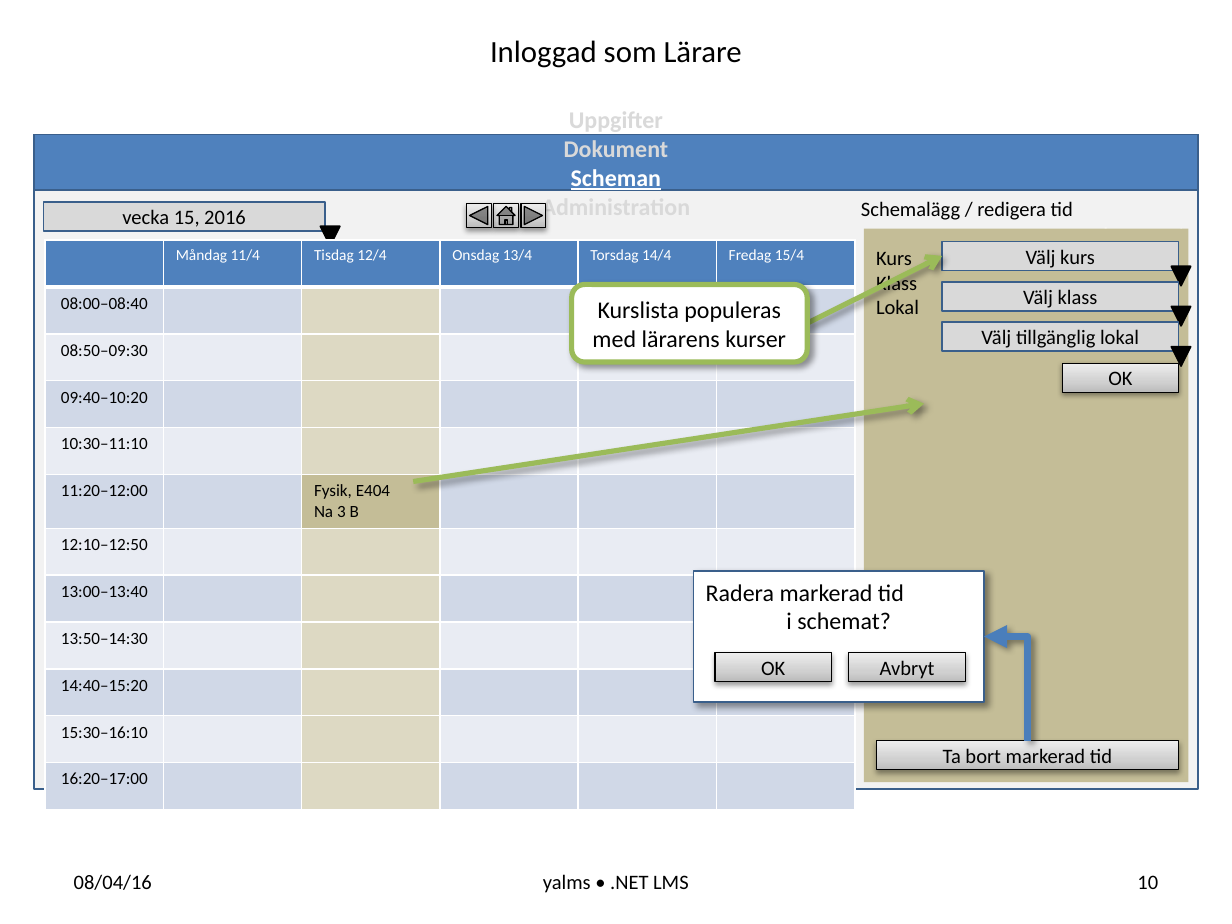
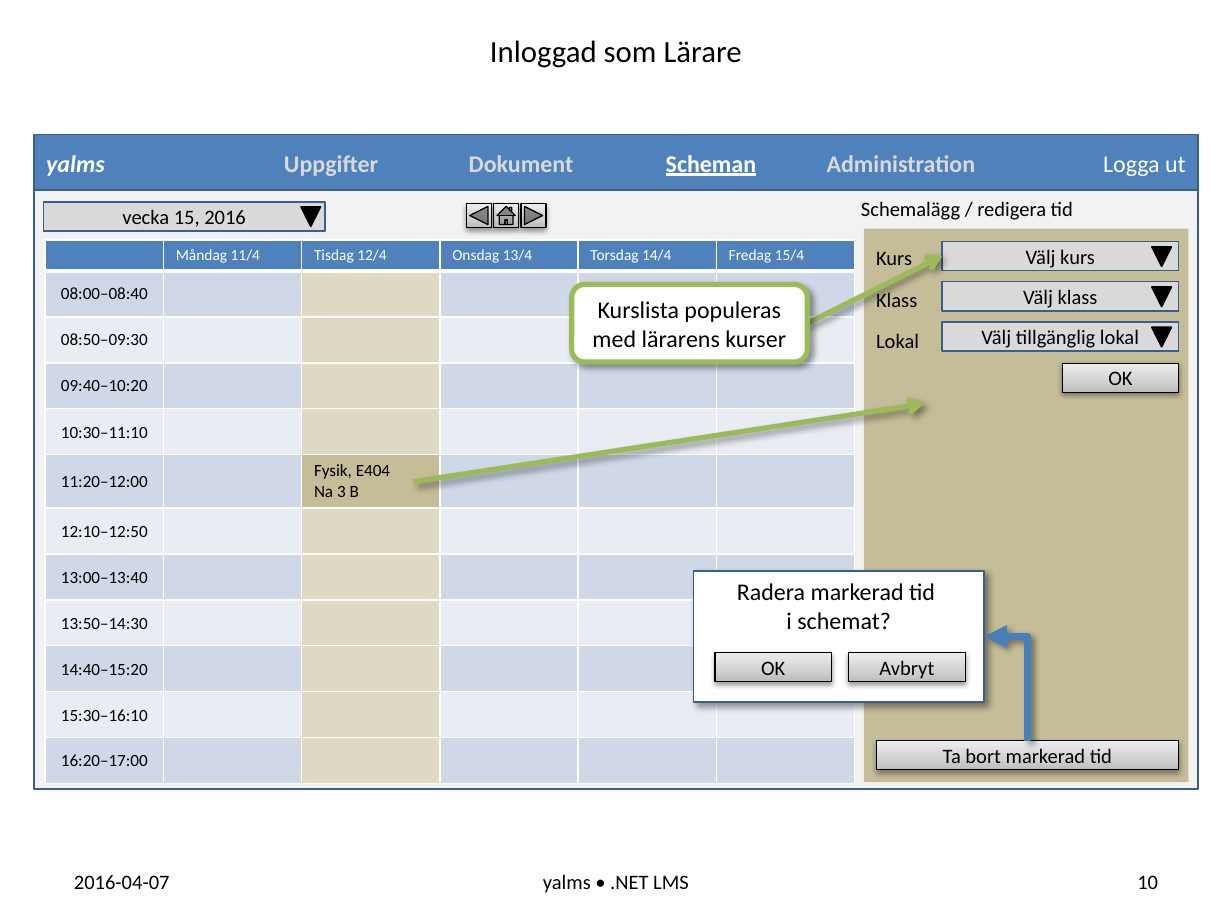
Before and after one commit to sc-elev/yalms, a slide deck: slide 10 of doc/Presentation_yalms.pptx. Drawn at 1232x924 pixels with LibreOffice and Linux fonts; fonts in the diff are those of the drawing. Boxes give left, top, right and bottom in pixels: in the first picture for what was removed or moved away, otherwise in the second. Text is boxed around its words. In the diff, an @@ line names an element or a change of style, - is before the commit and + after.

```diff
--- a/doc/Presentation_yalms.pptx
+++ b/doc/Presentation_yalms.pptx
@@ rectangle "yalms" at <box>34,134,1199,190</box>: columns 1 to 6; outline #3A5F8C 0.99 pt to #3A5F8C 1 pt @@
@@ outline #3A5F8C 0.99 pt to #3A5F8C 1 pt in 6 elements at <box>43,202,324,232</box>, <box>942,241,1179,271</box>, <box>942,282,1179,312</box>, <box>942,322,1179,351</box>, <box>694,570,984,702</box>, <box>34,134,1199,788</box> @@
@@ text "Kurs" at <box>876,252,919,348</box>: more space between paragraphs @@
@@ table at <box>46,240,854,784</box> @@
@@ fill #D0D8E7 to #D0D8E8 in 30 cells @@
@@ fill #E9ECF3 to #E9EDF4 in 25 cells @@
@@ borders changed @@
@@ freeform shape removed at <box>807,256,941,324</box> @@
@@ arrow added from (807, 323) to (942, 256), #9BBB59 3 pt @@
@@ rounded rectangle "Kurslista populeras med lärarens kurser" at <box>572,285,807,362</box>: proportions changed @@
@@ 4 triangles: place and size @@
-4 triangles at <box>320,227,1191,366</box>
+4 triangles at <box>301,207,1172,347</box>
@@ outline #000000 0.99 pt to #000000 1 pt; proportions changed in 4 elements at <box>1152,328,1172,347</box>, <box>301,207,320,227</box>, <box>1152,246,1172,266</box>, <box>1152,287,1172,307</box> @@
@@ freeform shape removed at <box>413,404,924,482</box> @@
@@ arrow added from (413, 482) to (924, 404), #9BBB59 3 pt @@
@@ text at <box>74,875,170,889</box>: text changed @@
-08/04/16
+2016-04-07
```
Also in this commit, not shown: 20 other slides changed, 4 slides removed.
